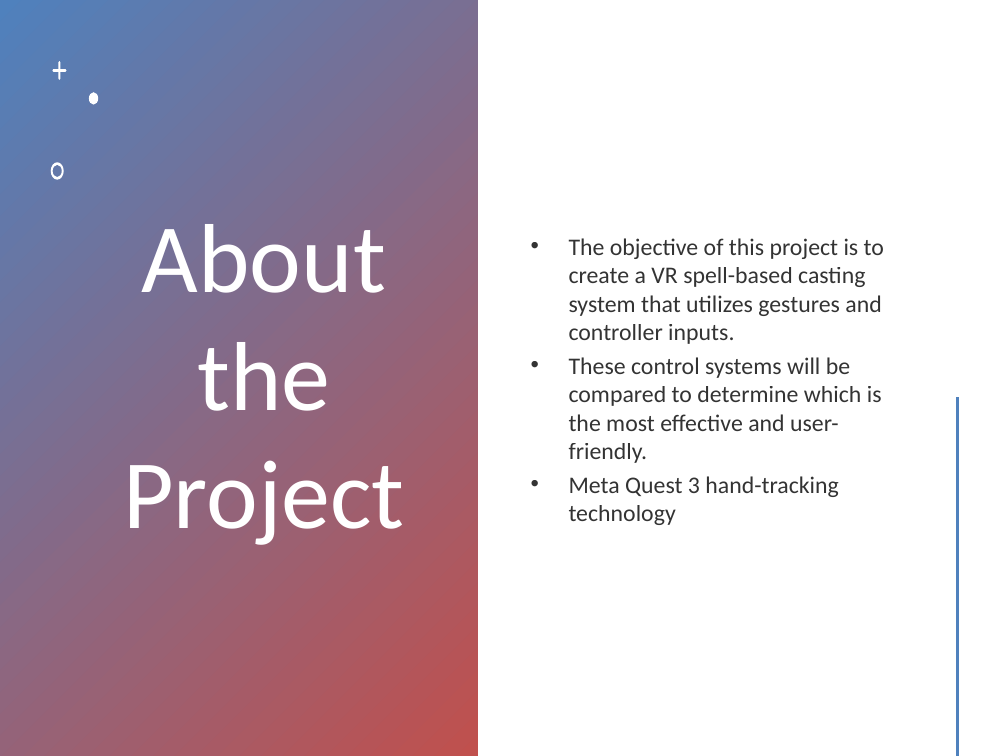
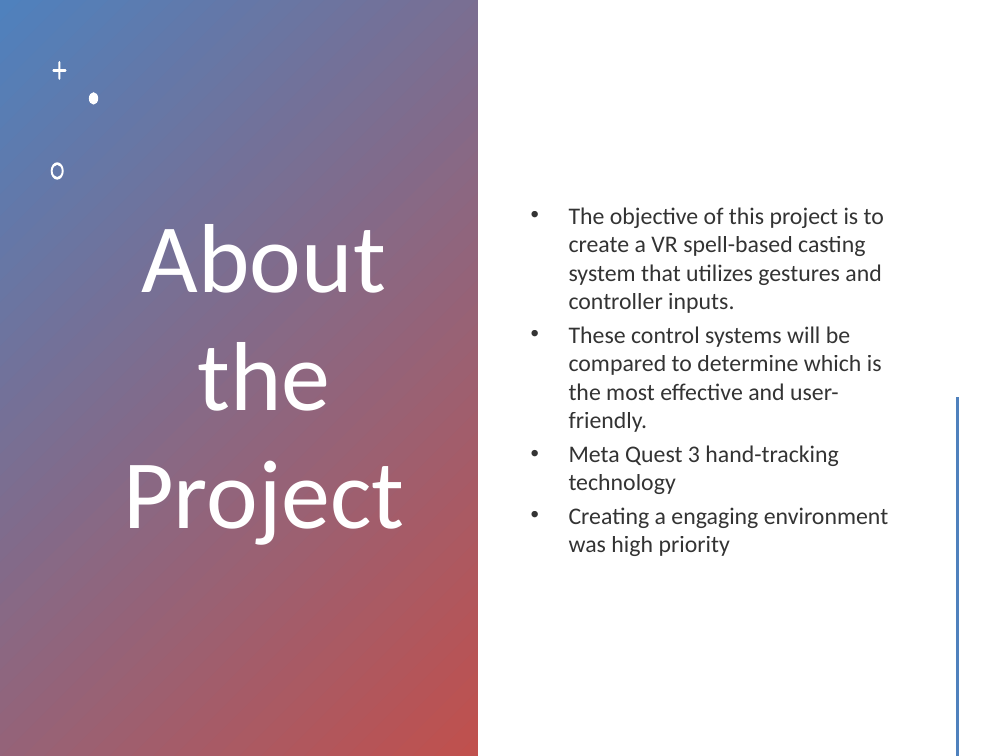
Before and after one commit to csu-hci-projects/CS465_OrdwayR, a slide deck: slide 2 of Rosys_Wizards_465_Presentation.pptx. Drawn at 1008x756 pixels with LibreOffice and Linux fonts; fonts in the diff are those of the drawing. Boxes give left, top, right and bottom in pixels: in the first picture for what was removed or moved away, otherwise in the second. Text is boxed around its words. In the diff, an @@ line names an element or a change of style, - is before the commit and + after.

```diff
--- a/Rosys_Wizards_465_Presentation.pptx
+++ b/Rosys_Wizards_465_Presentation.pptx
@@ text at box(569, 507, 888, 556): paragraph added @@
+• Creating a engaging environment was high priority
```
Also in this commit, not shown: 3 other slides changed, 4 slides added, 3 other files.
